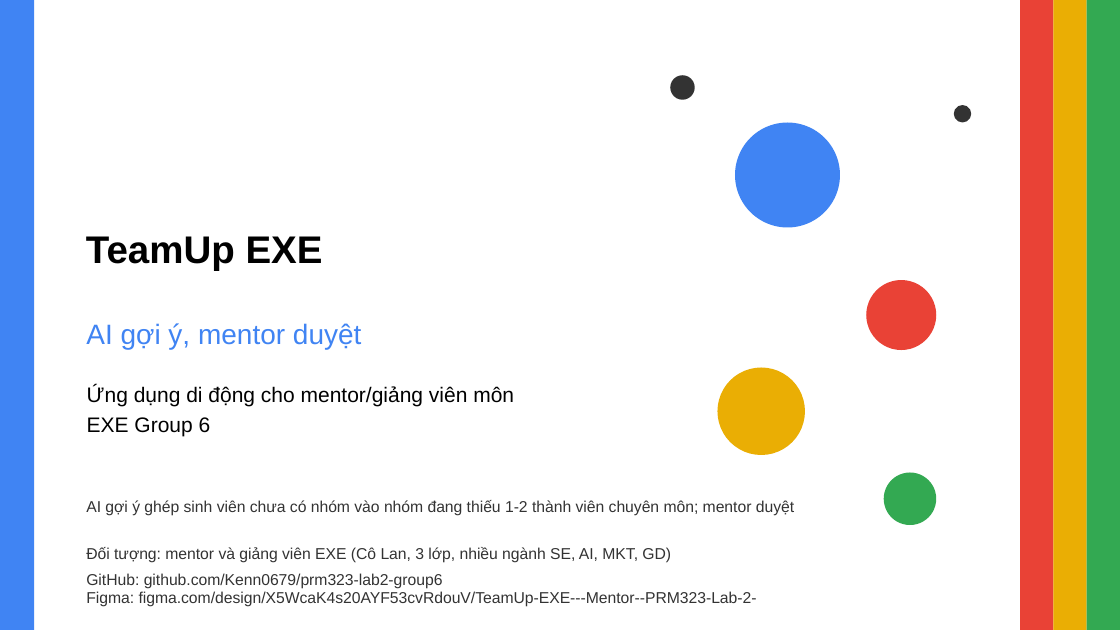
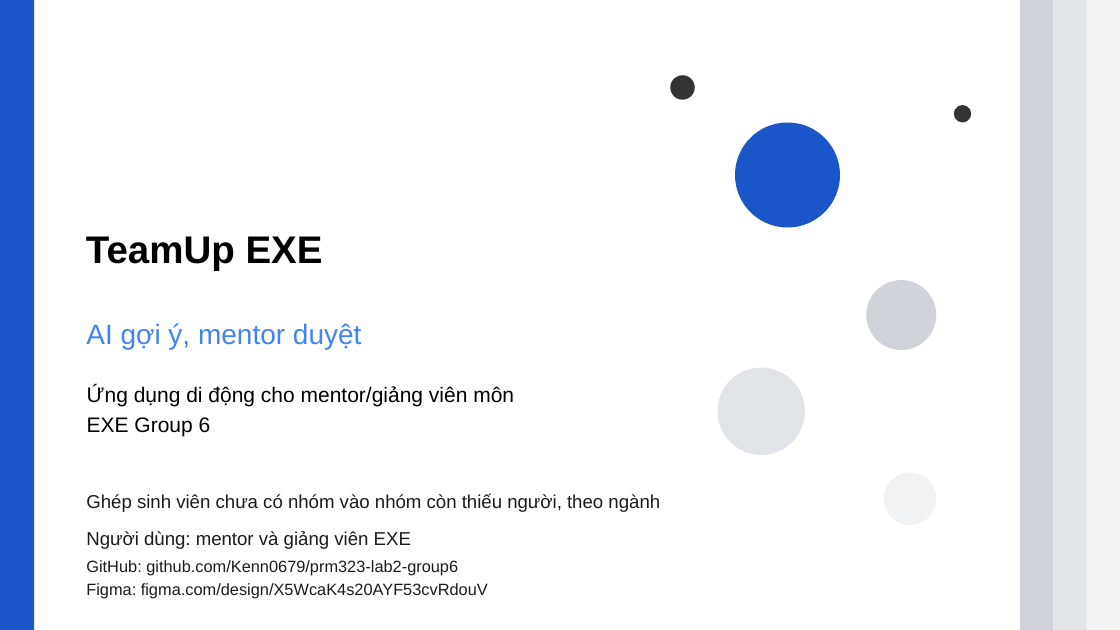
Before and after one commit to Kenn0679/prm323-lab2-group6, a slide deck: slide 1 of slides-export/prm323_lab2_group6_slides.pptx. Drawn at 1120x630 pixels with LibreOffice and Linux fonts; fonts in the diff are those of the drawing. Boxes give left, top, right and bottom in pixels: in the first picture for what was removed or moved away, otherwise in the second. Text is boxed around its words. In the diff, an @@ line names an element or a change of style, - is before the commit and + after.

```diff
--- a/slides-export/prm323_lab2_group6_slides.pptx
+++ b/slides-export/prm323_lab2_group6_slides.pptx
@@ rectangle at (0, 0, 34, 630): fill #4084F3 to #1A56C8 @@
@@ rectangle at (1021, 0, 1054, 630): fill #E94236 to #D0D4DA @@
@@ rectangle at (1054, 0, 1087, 630): fill #EAAE04 to #E1E4E8 @@
@@ rectangle at (1087, 0, 1120, 630): fill #33A952 to #F0F2F4 @@
@@ ellipse at (735, 123, 840, 228): fill #4084F3 to #1A56C8 @@
@@ ellipse at (866, 280, 936, 350): fill #E94236 to #D0D4DA @@
@@ ellipse at (718, 368, 805, 455): fill #EAAE04 to #E1E4E8 @@
@@ ellipse at (884, 472, 936, 524): fill #33A952 to #F0F2F4 @@
@@ text at (86, 493, 660, 512): text changed; size 13.5 to 16 pt; text colour #333333 to #1C1B18 @@
-AI gợi ý ghép sinh viên chưa có nhóm vào nhóm đang thiếu 1-2 thành viên chuyên môn; mentor duyệt
+Ghép sinh viên chưa có nhóm vào nhóm còn thiếu người, theo ngành
@@ text at (86, 531, 411, 549): text changed; size 13.5 to 16 pt; text colour #333333 to #1C1B18 @@
-Đối tượng: mentor và giảng viên EXE (Cô Lan, 3 lớp, nhiều ngành SE, AI, MKT, GD)
+Người dùng: mentor và giảng viên EXE
@@ text at (86, 560, 458, 576): size 13.5 to 14 pt, text colour #333333 to #1C1B18 in "GitHub: github.com/Kenn0679/prm323-lab2-group6"; line spacing 1 to 17.5pt @@
@@ text "GitHub: github.com/Kenn0679/prm323-lab2-group6": place and size @@
-text "GitHub: github.com/Kenn0679/prm323-lab2-group6" at (86, 573, 757, 607)
+text "GitHub: github.com/Kenn0679/prm323-lab2-group6" at (86, 560, 488, 599)
@@ text at (86, 583, 488, 599): text changed; size 13.5 to 14 pt; text colour #333333 to #1C1B18 @@
-Figma: figma.com/design/X5WcaK4s20AYF53cvRdouV/TeamUp-EXE---Mentor--PRM323-Lab-2-
+Figma: figma.com/design/X5WcaK4s20AYF53cvRdouV
```
Also in this commit, not shown: 11 other slides changed, 3 other files.
